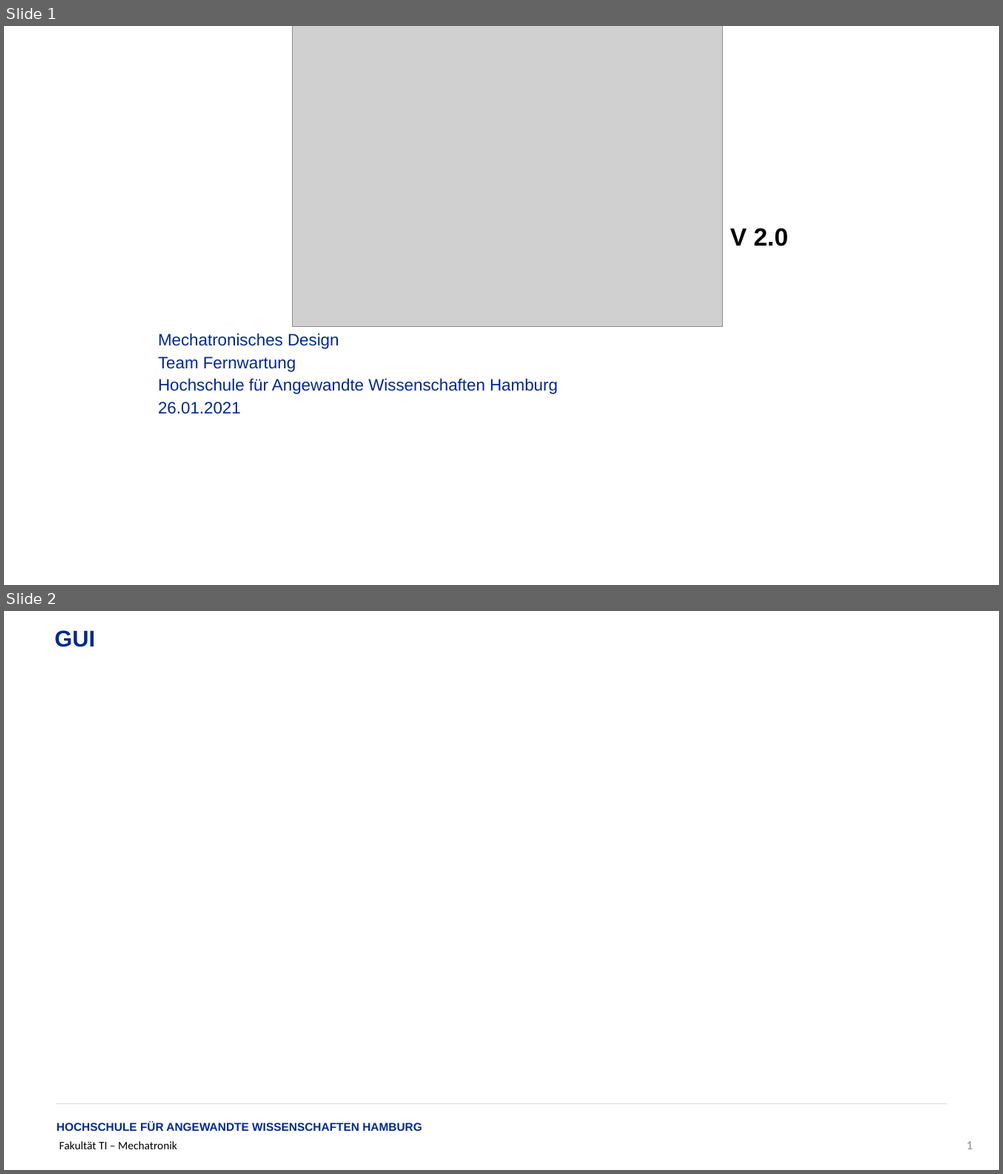
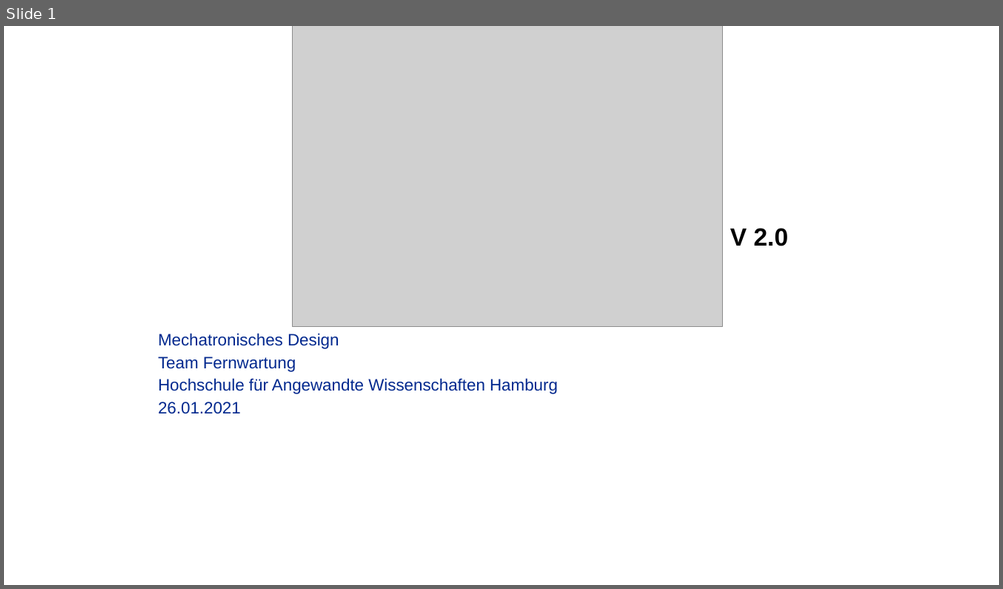
Before and after one commit to EpicKarl/mDesign, a slide deck: Doku/Heiko/Showcase_AntidustA2.0_HeikoNoeldeke.pptx. Shown one above the other, each under a label of ours: slides 1 and 2 before the commit, slide 1 after it. The pictures are 1003x1174 and 1003x589 pixels, drawn with LibreOffice and Linux fonts; fonts in the diff are those of the drawing; grey boxes stand for pictures; background and template pictures are left out. Boxes give left, top, right and bottom in pixels: in the first picture for what was removed or moved away, otherwise in the second. Text is boxed around its words. In the diff, an @@ line names an element or a change of style, - is before the commit and + after.

```diff
--- a/Doku/Heiko/Showcase_AntidustA2.0_HeikoNoeldeke.pptx
+++ b/Doku/Heiko/Showcase_AntidustA2.0_HeikoNoeldeke.pptx
@@ slide 2 removed at (4, 611, 999, 1170), background #FFFFFF @@
@@ text removed at (54, 630, 95, 647) @@
-GUI
@@ line removed from (57, 1104) to (947, 1104) @@
@@ text removed at (57, 1122, 422, 1131) @@
-HOCHSCHULE FÜR ANGEWANDTE WISSENSCHAFTEN HAMBURG
@@ text removed at (60, 1142, 177, 1150) @@
-Fakultät TI – Mechatronik
@@ page number removed at (966, 1142, 972, 1150) @@
-1
```
Also in this commit, not shown: 4 slides added.
